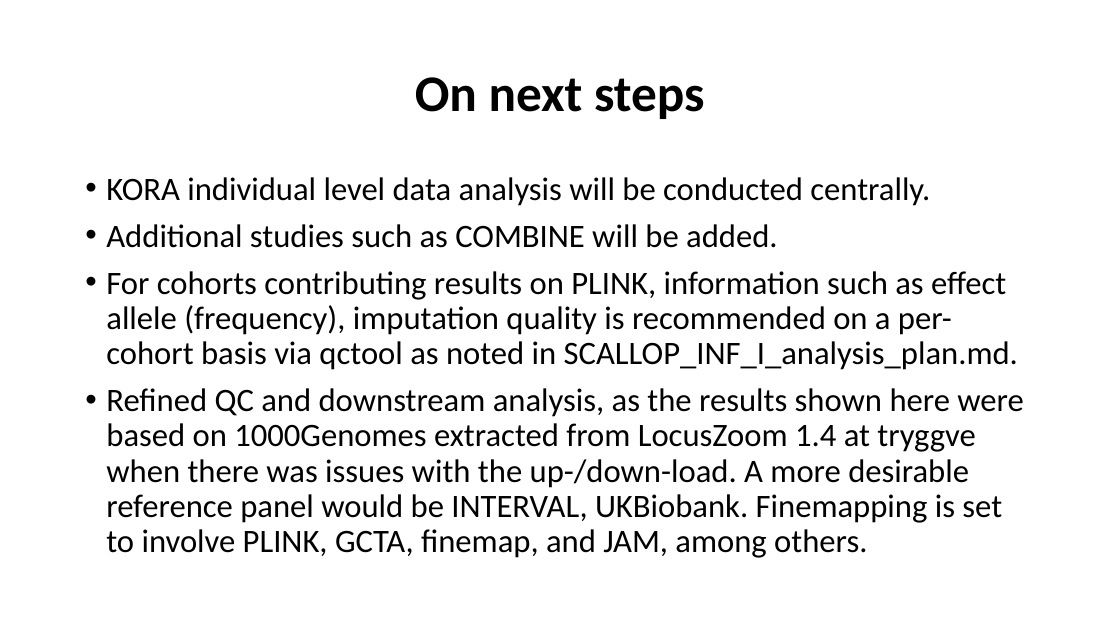
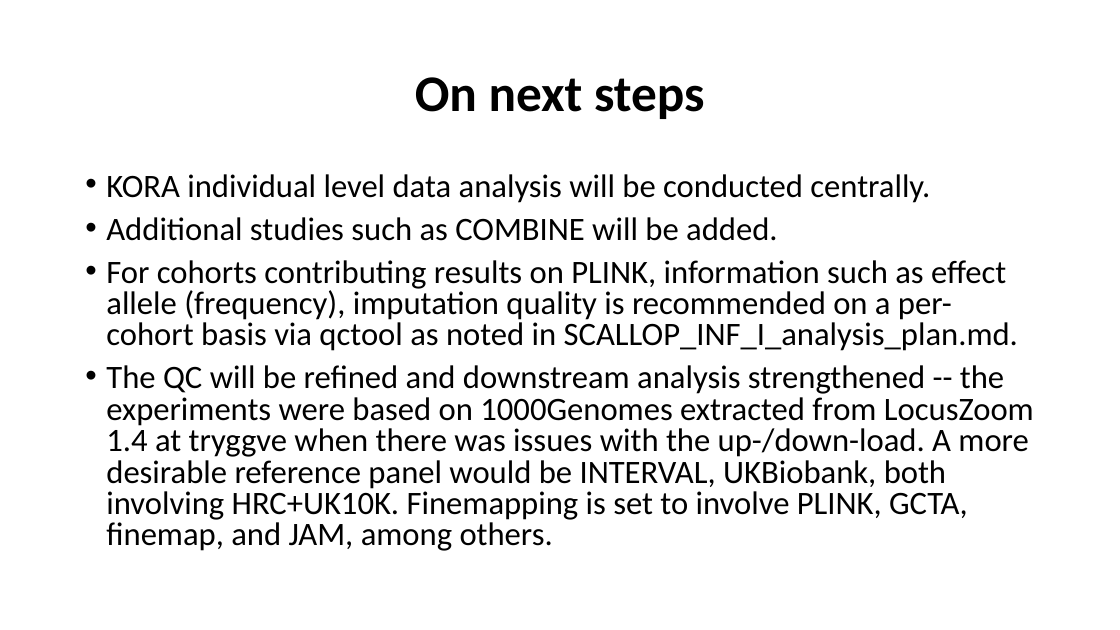
Before and after one commit to jinghuazhao/INF, a slide deck: slide 10 of doc/SCALLOP_INF1-291118.pptx. Drawn at 1120x630 pixels with LibreOffice and Linux fonts; fonts in the diff are those of the drawing. Boxes give left, top, right and bottom in pixels: in the first picture for what was removed or moved away, otherwise in the second. Text is boxed around its words. In the diff, an @@ line names an element or a change of style, - is before the commit and + after.

```diff
--- a/doc/SCALLOP_INF1-291118.pptx
+++ b/doc/SCALLOP_INF1-291118.pptx
@@ text at (106,174,1018,351): line spacing 0.9 to 0.8 @@
@@ text at (106,365,1034,551): text changed @@
-• Refined QC and downstream analysis, as the results shown here were based on 1000Genomes extracted from LocusZoom 1.4 at tryggve when there was issues with the up-/down-load. A more desirable reference panel would be INTERVAL, UKBiobank. Finemapping is set to involve PLINK, GCTA, finemap, and JAM, among others.
+• The QC will be refined and downstream analysis strengthened -- the experiments were based on 1000Genomes extracted from LocusZoom 1.4 at tryggve when there was issues with the up-/down-load. A more desirable reference panel would be INTERVAL, UKBiobank, both involving HRC+UK10K. Finemapping is set to involve PLINK, GCTA, finemap, and JAM, among others.
```
Also in this commit, not shown: 3 other slides changed.
